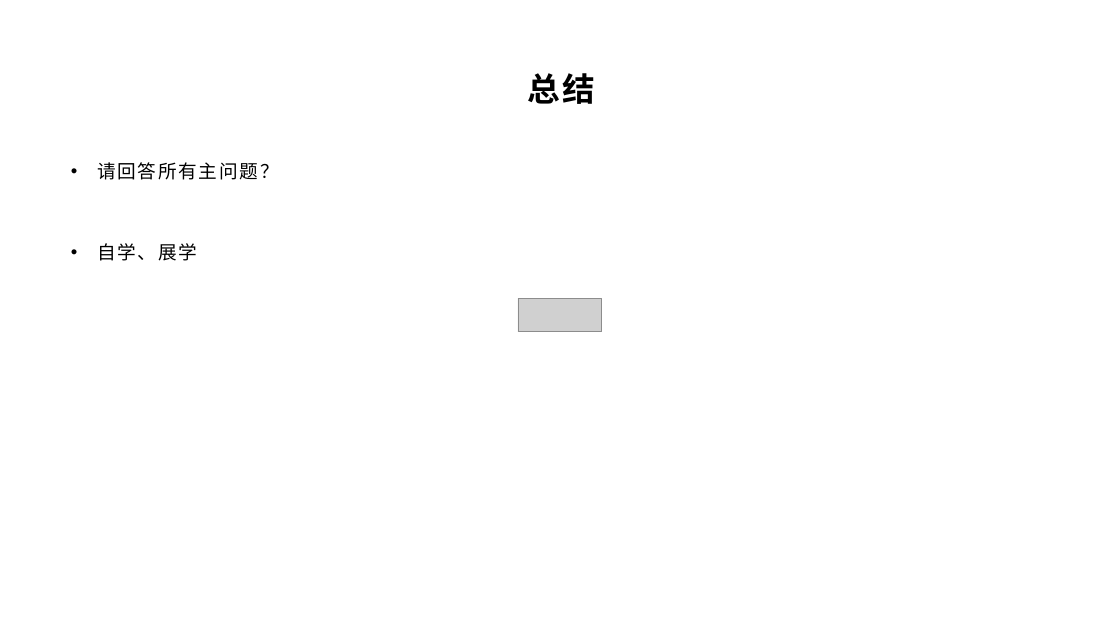
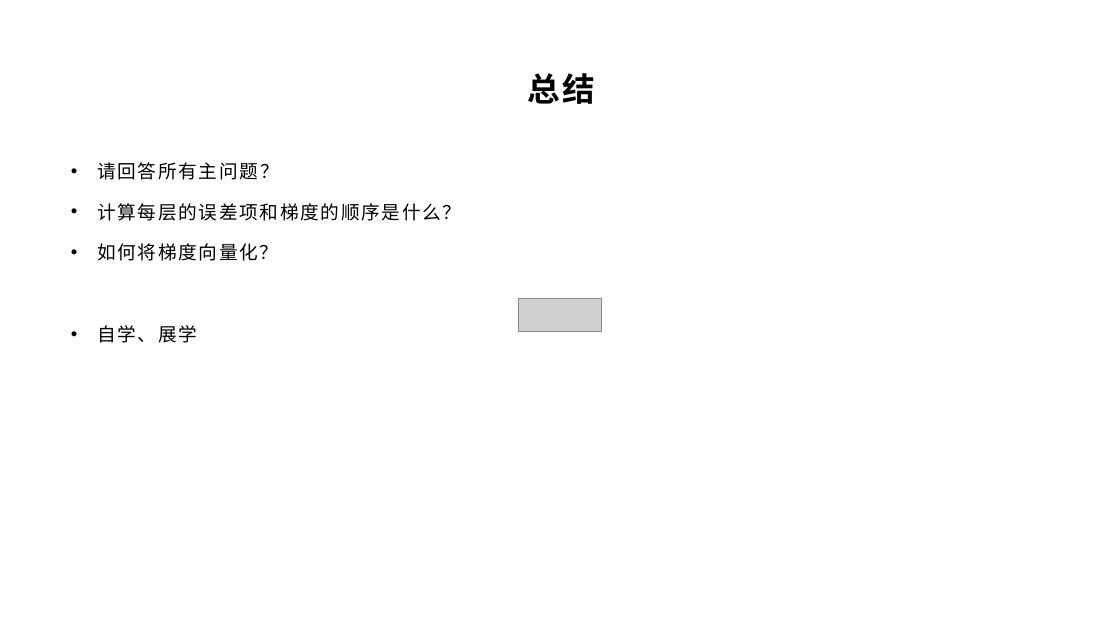
Before and after one commit to yyc-git/DeepLearningEdu, a slide deck: slide 28 of lessons/3_derivation_3/ppt/全连接层的前向和后向传播推导（下）.pptx (slide 26 before the commit). Drawn at 1120x630 pixels with LibreOffice and Linux fonts; fonts in the diff are those of the drawing; grey boxes stand for pictures; background and template pictures are left out. Boxes give left, top, right and bottom in pixels: in the first picture for what was removed or moved away, otherwise in the second. Text is boxed around its words. In the diff, an @@ line names an element or a change of style, - is before the commit and + after.

```diff
--- a/lessons/3_derivation_3/ppt/全连接层的前向和后向传播推导（下）.pptx
+++ b/lessons/3_derivation_3/ppt/全连接层的前向和后向传播推导（下）.pptx
@@ text at <box>97,203,461,261</box>: paragraphs added @@
+• 计算每层的误差项和梯度的顺序是什么？
+• 如何将梯度向量化？
```
Also in this commit, not shown: 18 other slides changed, 3 slides added, 1 slide removed, 1 other file.
